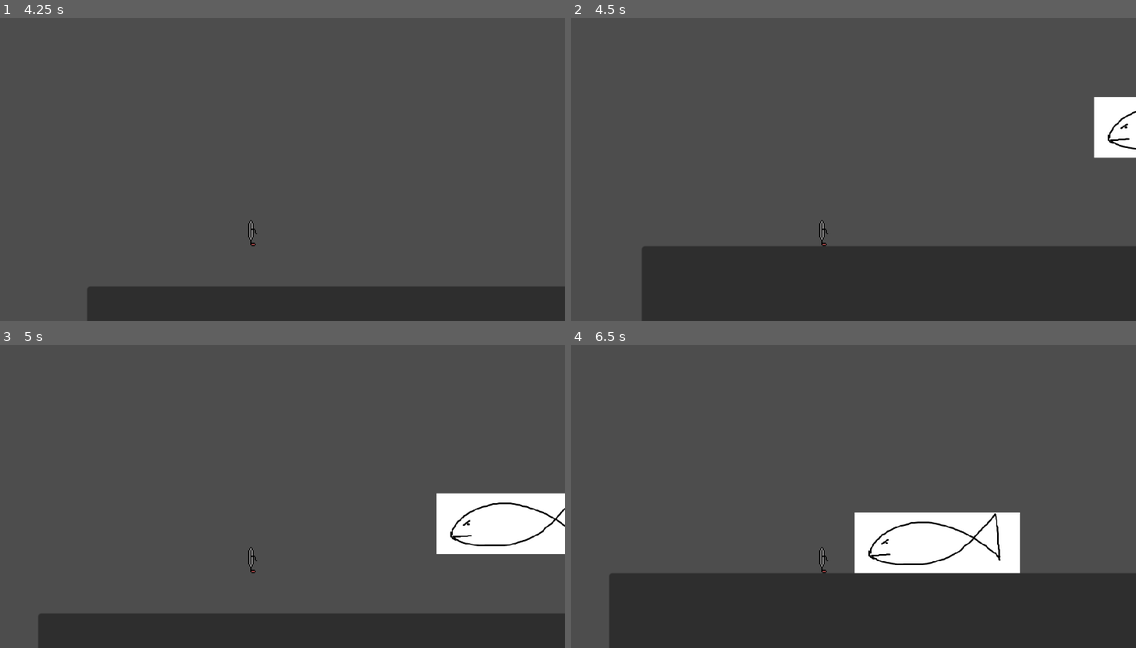
Above: before the commit, frames 1-4 (two rows, left to right).
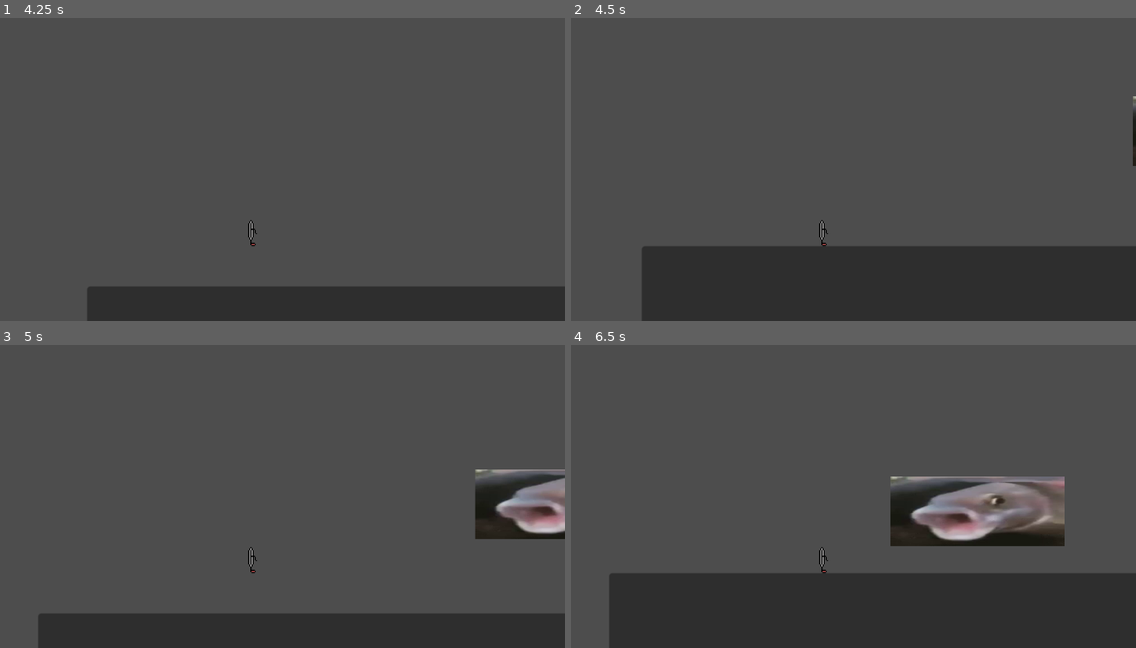
Above: after the commit, the same moments.

Repository: FanteyOfficial/SCALE-Project
Game: Godot game, scene res://Scenes/main.tscn
Same seed, same stepped clock (60 frames per second), same inputs: the game is played once before the commit and once after it.
Inputs:
- Up to frame 1 (4.25 s): click "Play" at 0.5 s; tap Enter (ui_accept) at 1.25, 1.52, 2.27, 3.77 s; hold Right (ui_right) 1.28-2.78 s; hold Left (ui_left) 2.78-3.53 s; hold Right (ui_right) from 3.53 s (still down)
- Up to frame 2 (4.5 s): keep holding Right (ui_right)
- Up to frame 3 (5 s): keep holding Right (ui_right); tap Enter (ui_accept) at 4.52 s
- Up to frame 4 (6.5 s): release Right (ui_right) at 5.03 s; hold Left (ui_left) 5.03-5.78 s; tap Enter (ui_accept) at 5.27 s; hold Right (ui_right) from 5.78 s (still down)

Frame 1 is identical in both runs. In frame 2, 1.5% of the frame differs, in the area x 92-100%, y 25-49%; in frame 3, 5.5%; in frame 4, 9.6%, in the area x 50-88%, y 43-76%.

Commit message:
added 2nd phase
still needs fixing and balancing.
Almost there!

Diff:
--- a/Scenes/er_pesce.tscn
+++ b/Scenes/er_pesce.tscn
@@ -1,10 +1,10 @@
 [gd_scene load_steps=4 format=3 uid="uid://xb7sh2qggrli"]
 
-[ext_resource type="Texture2D" uid="uid://ppb57krkkxkg" path="res://Sprites/erpesce.png" id="1_705gy"]
 [ext_resource type="Script" path="res://Scripts/er_pesce.gd" id="1_uvnb7"]
+[ext_resource type="Texture2D" uid="uid://c66fufhc8jxie" path="res://Sprites/erpesce2.png" id="2_11g1o"]
 
 [sub_resource type="RectangleShape2D" id="RectangleShape2D_od67b"]
-size = Vector2(152, 56)
+size = Vector2(160, 64)
 
 [node name="ErPesce" type="CharacterBody2D"]
 collision_layer = 4
@@ -13,7 +13,7 @@
 [node name="Hitbox" type="CollisionShape2D" parent="."]
 shape = SubResource("RectangleShape2D_od67b")
 
-[node name="art" type="Sprite2D" parent="Hitbox"]
-position = Vector2(7.62939e-06, 2.86102e-06)
-scale = Vector2(0.447059, 0.470588)
-texture = ExtResource("1_705gy")
+[node name="Erpesce2" type="Sprite2D" parent="Hitbox"]
+position = Vector2(0, -9.53674e-07)
+scale = Vector2(0.2589, 0.1)
+texture = ExtResource("2_11g1o")
--- /dev/null
+++ b/Scenes/toothbrush.tscn
@@ -0,0 +1,22 @@
+[gd_scene load_steps=4 format=3 uid="uid://mbpn2lfd46uo"]
+
+[ext_resource type="Script" path="res://Scripts/toothbrush.gd" id="1_a2cfh"]
+[ext_resource type="Texture2D" uid="uid://ppb57krkkxkg" path="res://Sprites/erpesce.png" id="1_eistm"]
+
+[sub_resource type="RectangleShape2D" id="RectangleShape2D_w4w16"]
+size = Vector2(16, 80)
+
+[node name="Area2D" type="Area2D" groups=["aoe"]]
+collision_mask = 2
+script = ExtResource("1_a2cfh")
+
+[node name="CollisionShape2D" type="CollisionShape2D" parent="." groups=["aoe"]]
+shape = SubResource("RectangleShape2D_w4w16")
+debug_color = Color(1, 1, 1, 0.419608)
+
+[node name="Sprite2D" type="Sprite2D" parent="CollisionShape2D" groups=["aoe"]]
+rotation = 1.5708
+scale = Vector2(0.236369, 0.137991)
+texture = ExtResource("1_eistm")
+
+[connection signal="body_entered" from="." to="." method="_on_body_entered"]
--- a/Scenes/world.tscn
+++ b/Scenes/world.tscn
@@ -1,17 +1,8 @@
-[gd_scene load_steps=7 format=3 uid="uid://b13v1unf0jvj0"]
+[gd_scene load_steps=8 format=3 uid="uid://b13v1unf0jvj0"]
 
+[ext_resource type="Script" path="res://Scripts/world.gd" id="1_cdr8q"]
 [ext_resource type="PackedScene" uid="uid://biinmccay4ppq" path="res://Scenes/player.tscn" id="1_kof1k"]
 [ext_resource type="PackedScene" uid="uid://xb7sh2qggrli" path="res://Scenes/er_pesce.tscn" id="2_yxcrn"]
-
-[sub_resource type="GDScript" id="GDScript_av6ib"]
-script/source = "extends Node2D
-
-@onready var pesce = get_node(\"ErPesce\")
-@onready var player = get_node(\"Player\")
-
-#func _ready():
-#	pesce.set_player(player)
-"
 
 [sub_resource type="RectangleShape2D" id="RectangleShape2D_ghkdr"]
 size = Vector2(1152, 128)
@@ -22,8 +13,14 @@
 [sub_resource type="RectangleShape2D" id="RectangleShape2D_txukq"]
 size = Vector2(64, 456)
 
+[sub_resource type="Curve2D" id="Curve2D_7h7g1"]
+_data = {
+"points": PackedVector2Array(0, 0, 0, 0, 24, 520, 0, 0, 0, 0, 568, 520, 0, 0, 0, 0, 1096, 520)
+}
+point_count = 3
+
 [node name="World" type="Node2D"]
-script = SubResource("GDScript_av6ib")
+script = ExtResource("1_cdr8q")
 
 [node name="Player" parent="." instance=ExtResource("1_kof1k")]
 position = Vector2(64, 496)
@@ -51,5 +48,20 @@
 offset_right = 1152.0
 offset_bottom = 648.0
 
-[node name="ErPesce" parent="." instance=ExtResource("2_yxcrn")]
-position = Vector2(880, 488)
+[node name="SpawnPath" type="Path2D" parent="."]
+position = Vector2(0, 16)
+curve = SubResource("Curve2D_7h7g1")
+
+[node name="SpawnLocation" type="PathFollow2D" parent="SpawnPath"]
+position = Vector2(24, 520)
+
+[node name="area_attack" type="Timer" parent="."]
+
+[node name="aoe_duration" type="Timer" parent="."]
+
+[node name="ErPesce" parent="." node_paths=PackedStringArray("player") instance=ExtResource("2_yxcrn")]
+position = Vector2(920, 488)
+player = NodePath("../Player")
+
+[connection signal="timeout" from="area_attack" to="." method="_on_area_attack_timeout"]
+[connection signal="timeout" from="aoe_duration" to="." method="_on_aoe_duration_timeout"]
--- a/Scripts/er_pesce.gd
+++ b/Scripts/er_pesce.gd
@@ -3,20 +3,25 @@
 
 @export var speed = 100.0
 @export var jump = -400.0
-@onready var player = $"../Player"
+@export var health = 300
+@export var player : CharacterBody2D
+var phase_1 = true
 var gravity = ProjectSettings.get_setting("physics/2d/default_gravity")
 
-func set_player(node):
-	player = node
+func _physics_process(delta):
+	if health <= 0:
+		phase_1 = false
+	if phase_1:
+		var direction = player.get_position()
+		if not is_on_floor():
+			velocity.y += gravity * delta
+		else :
+			velocity.y = jump
+		if direction :
+			velocity.x = position.direction_to(direction).x * speed
+		else:
+			velocity.x = move_toward(velocity.x, 0, speed)
+	move_and_slide()
 
-func _physics_process(delta):
-	var direction : Vector2 = player.get_position()
-	if not is_on_floor():
-		velocity.y += gravity * delta
-	else :
-		velocity.y = jump
-	if direction:
-		velocity.x = position.direction_to(direction).x * speed
-	else:
-		velocity.x = move_toward(velocity.x, 0, speed)
-	move_and_slide()
+func get_phase():
+	return phase_1
--- a/Scripts/main.gd
+++ b/Scripts/main.gd
@@ -1,10 +1,7 @@
 extends Node2D
-
-
 
 func _on_quit_pressed():
 	get_tree().quit()
 
-
 func _on_play_pressed():
 	get_tree().change_scene_to_file("res://scenes/world.tscn")
--- /dev/null
+++ b/Scripts/toothbrush.gd
@@ -0,0 +1,12 @@
+extends Area2D
+
+func init(start_position):
+	set_position(start_position)
+	position.y -= 25
+
+func kill():
+	queue_free()
+
+
+func _on_body_entered(body):
+	print(body.name)
--- /dev/null
+++ b/Scripts/world.gd
@@ -0,0 +1,23 @@
+extends Node2D
+
+var toothbrush_attack = preload("res://Scenes/toothbrush.tscn")
+@onready var pesce = get_node("ErPesce")
+@onready var player = get_node("Player")
+@onready var area_attack = $"area_attack"
+@onready var aoe_dur = $"aoe_duration"
+
+
+func _on_area_attack_timeout(): #NB LE SPIKE SONO UNFAIR, PLS FIX
+	area_attack.start(5)
+	var tooth_spawn = get_node("SpawnPath/SpawnLocation")
+	for i in range(10):
+		var tooth = toothbrush_attack.instantiate()
+		tooth_spawn.progress = player.position.x-20 + 100*i
+		tooth.init(tooth_spawn.position)
+		add_child(tooth)
+	aoe_dur.start(1)
+	#area_attack.set_wait_time(10)
+
+
+func _on_aoe_duration_timeout():
+	get_tree().call_group("aoe","kill")
Binary file added: Sprites/erpesce2.png
Not shown, added: Sprites/erpesce2.png.import
